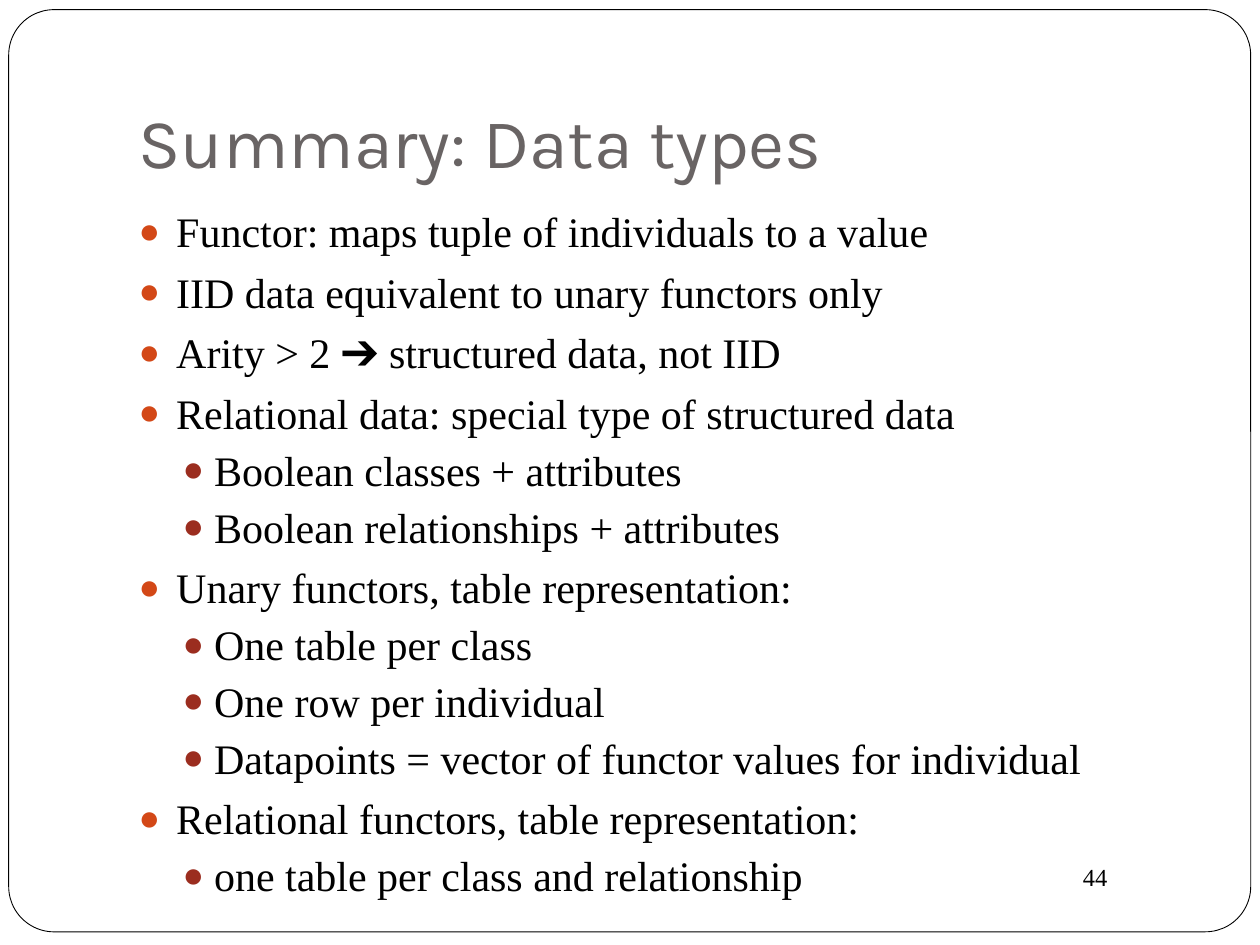
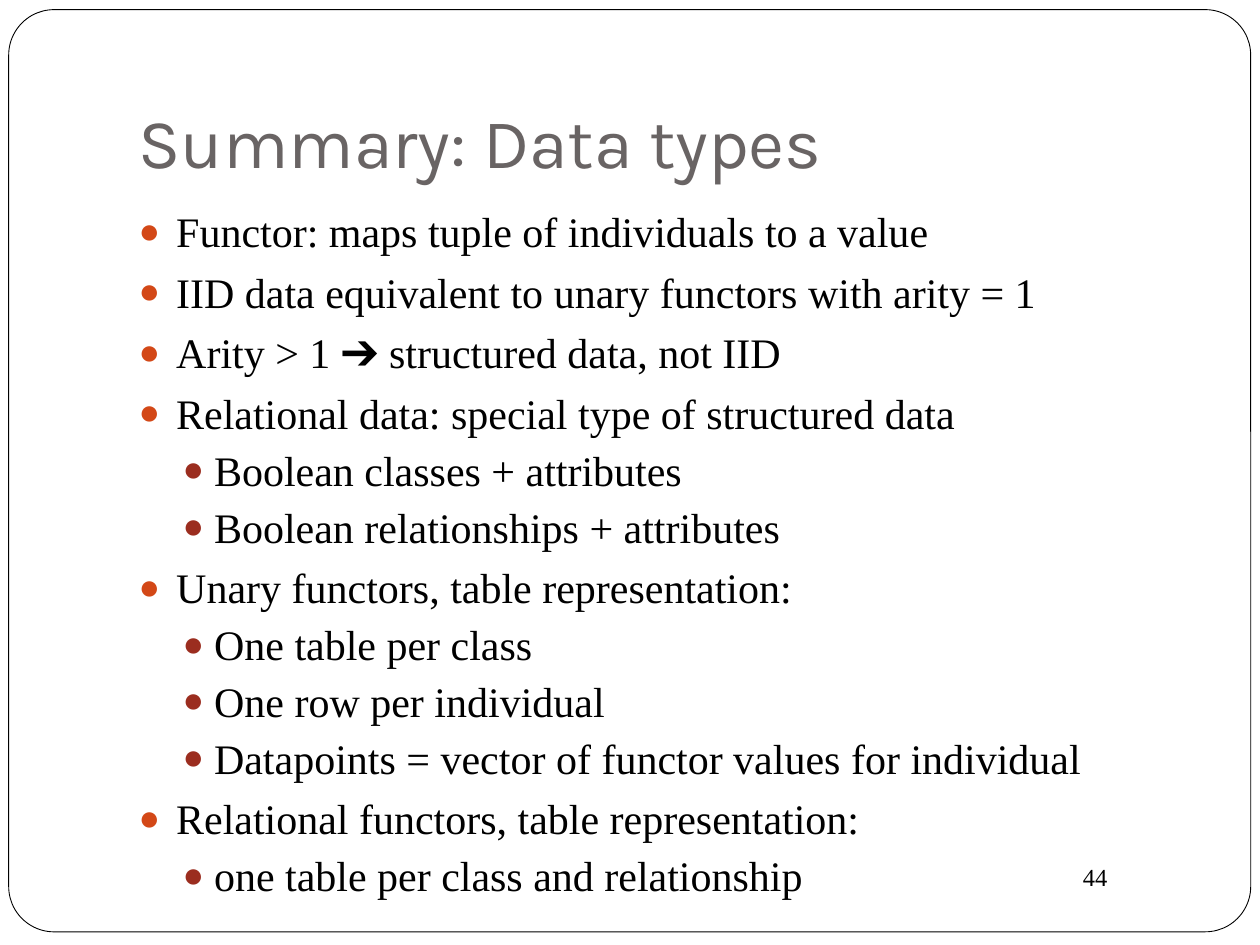
Before and after one commit to oschulte/srl-tutorial-slides, a slide deck: slide 44 of ch1-data.pptx. Drawn at 1260x945 pixels with LibreOffice and Linux fonts; fonts in the diff are those of the drawing. Boxes give left, top, right and bottom in pixels: in the first picture for what was removed or moved away, otherwise in the second. Text is boxed around its words. In the diff, an @@ line names an element or a change of style, - is before the commit and + after.

```diff
--- a/ch1-data.pptx
+++ b/ch1-data.pptx
@@ text at bbox=[176, 278, 1036, 377]: text changed @@
-● IID data equivalent to unary functors only
-● Arity > 2 ➔ structured data, not IID
+● IID data equivalent to unary functors with arity = 1
+● Arity > 1 ➔ structured data, not IID
```
Also in this commit, not shown: 5 other slides changed, 1 other file.
